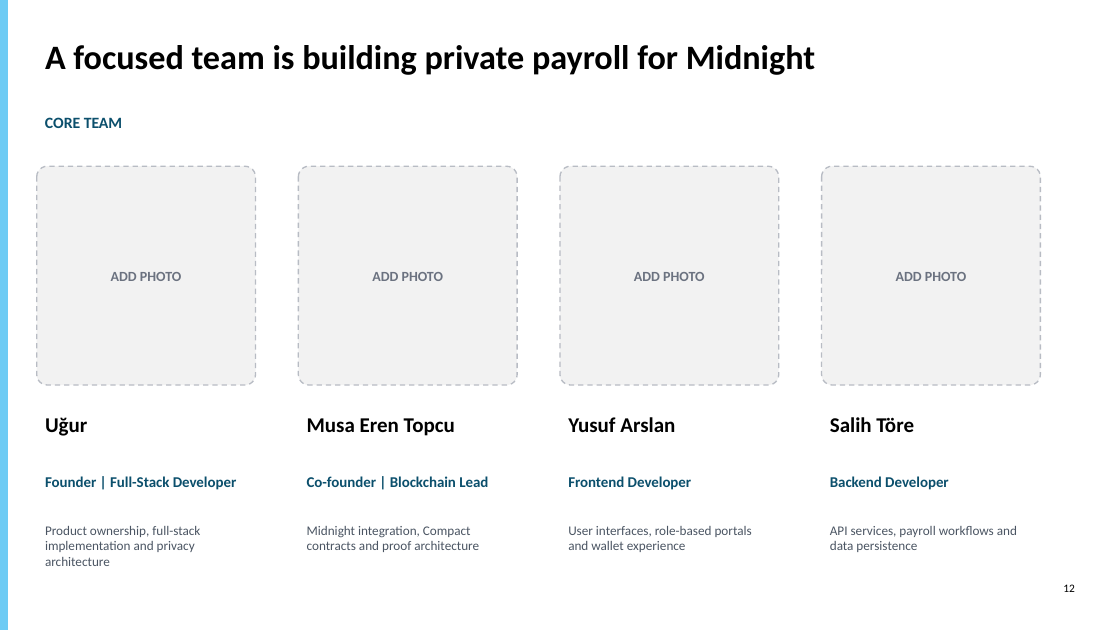
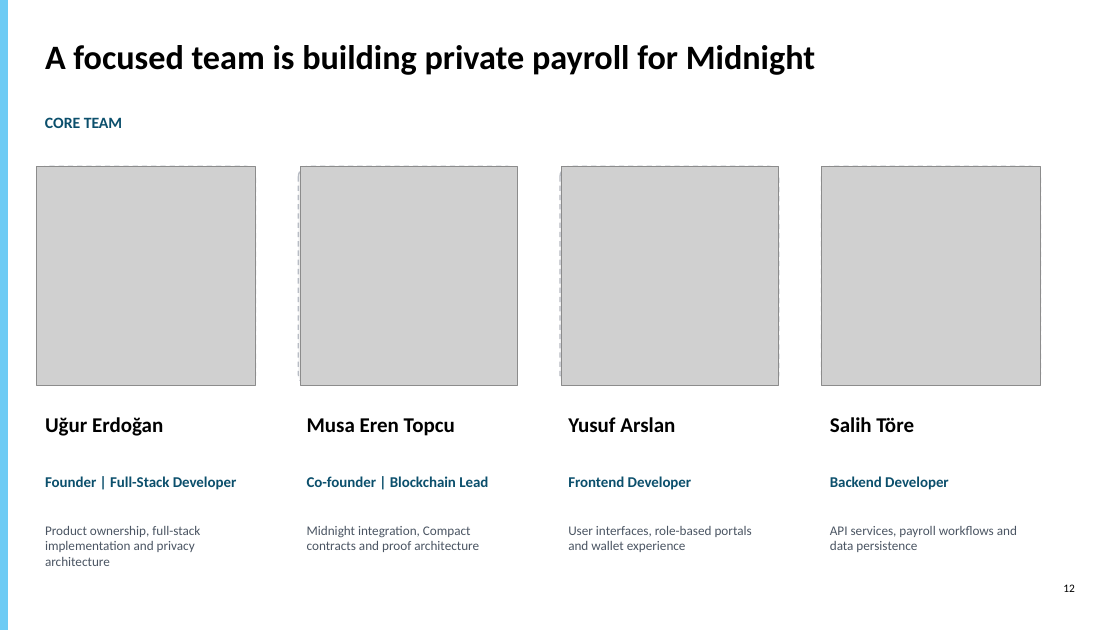
Before and after one commit to uguredgf/VeilPay, a slide deck: slide 12 of docs/VeilPay_Night_Sky_Pitch_Deck.pptx. Drawn at 1120x630 pixels with LibreOffice and Linux fonts; fonts in the diff are those of the drawing; grey boxes stand for pictures. Boxes give left, top, right and bottom in pixels: in the first picture for what was removed or moved away, otherwise in the second. Text is boxed around its words. In the diff, an @@ line names an element or a change of style, - is before the commit and + after.

Commit message:
Update Night Sky deck with team photos

```diff
--- a/docs/VeilPay_Night_Sky_Pitch_Deck.pptx
+++ b/docs/VeilPay_Night_Sky_Pitch_Deck.pptx
@@ picture added at box(37, 166, 255, 385) @@
@@ picture added at box(300, 166, 517, 385) @@
@@ picture added at box(562, 166, 779, 385) @@
@@ picture added at box(822, 166, 1040, 385) @@
@@ text in rounded rectangle at box(111, 272, 181, 281): text removed @@
-ADD PHOTO
@@ text in rounded rectangle at box(372, 272, 443, 281): text removed @@
-ADD PHOTO
@@ text in rounded rectangle at box(634, 272, 704, 281): text removed @@
-ADD PHOTO
@@ text in rounded rectangle at box(896, 272, 966, 281): text removed @@
-ADD PHOTO
@@ text at box(45, 417, 163, 436): text changed @@
-Uğur
+Uğur Erdoğan
```
